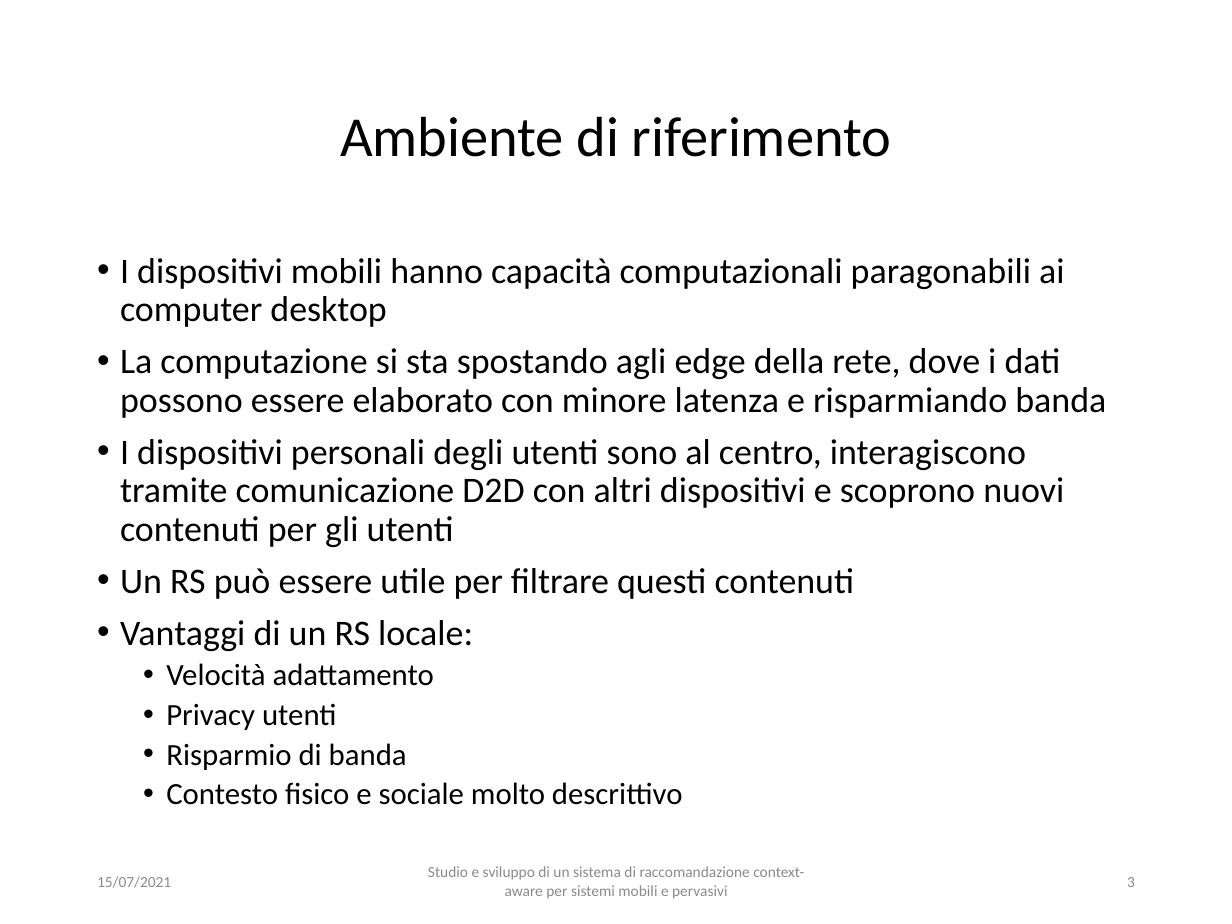
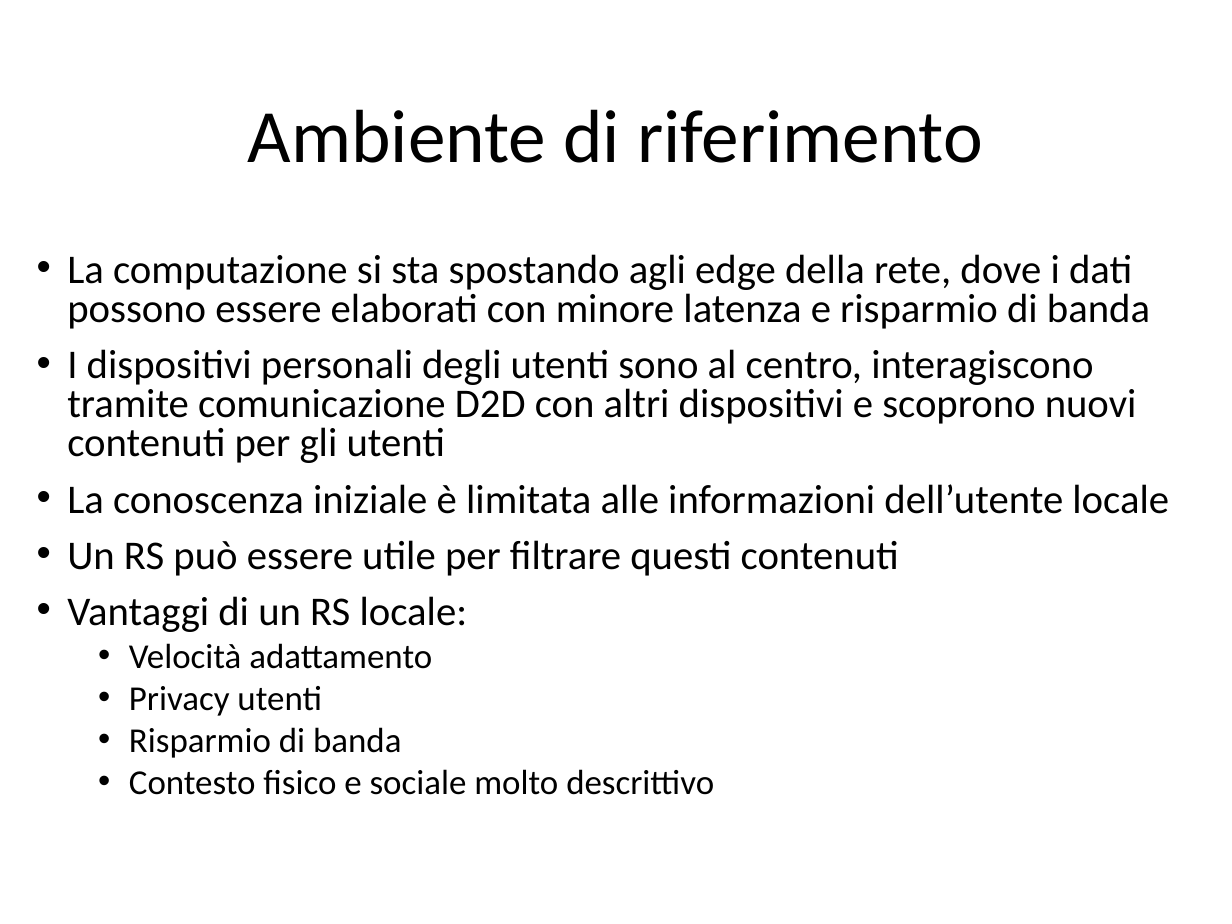
Before and after one commit to CriptHunter/tesi, a slide deck: slide 3 of presentazione/presentazione.pptx. Drawn at 1232x924 pixels with LibreOffice and Linux fonts; fonts in the diff are those of the drawing. Boxes give left, top, right and bottom in pixels: in the first picture for what was removed or moved away, otherwise in the second. Text is boxed around its words. In the diff, an @@ line names an element or a change of style, - is before the commit and + after.

```diff
--- a/presentazione/presentazione.pptx
+++ b/presentazione/presentazione.pptx
@@ title "Ambiente di riferimento" at (248, 109, 983, 163): size 33 to 44 pt @@
@@ text "La computazione si sta spostando ...": place and size @@
-text "La computazione si sta spostando ..." at (120, 258, 1106, 805)
+text "La computazione si sta spostando ..." at (67, 254, 1169, 795)
@@ text at (67, 254, 1150, 329): text changed; size 21 to 23.8 pt @@
-• I dispositivi mobili hanno capacità computazionali paragonabili ai computer desktop
-• La computazione si sta spostando agli edge della rete, dove i dati possono essere elaborato con minore latenza e risparmiando banda
+• La computazione si sta spostando agli edge della rete, dove i dati possono essere elaborati con minore latenza e risparmio di banda
@@ text at (67, 349, 1137, 795): size 21 to 23.8 pt in "I dispositivi personali degli utenti sono al ...", "Un RS può essere utile per filtrare ...", "Vantaggi di un RS locale:"; size 18 to 20.4 pt in "Velocità adattamento", "Privacy utenti", "Risparmio di banda", "Contesto fisico e sociale molto descrittivo"; indent changed; line spacing 0.9 to 0.8; more space between paragraphs @@
@@ text at (67, 484, 1169, 514): paragraph added @@
+• La conoscenza iniziale è limitata alle informazioni dell’utente locale
@@ text removed at (428, 866, 804, 899) @@
-Studio e sviluppo di un sistema di raccomandazione context-aware per sistemi mobili e pervasivi
@@ text removed at (97, 876, 171, 888) @@
-15/07/2021
@@ page number removed at (1127, 877, 1135, 887) @@
-3
```
Also in this commit, not shown: 6 other slides changed, 5 slides added, 4 slides removed, 8 other files.
